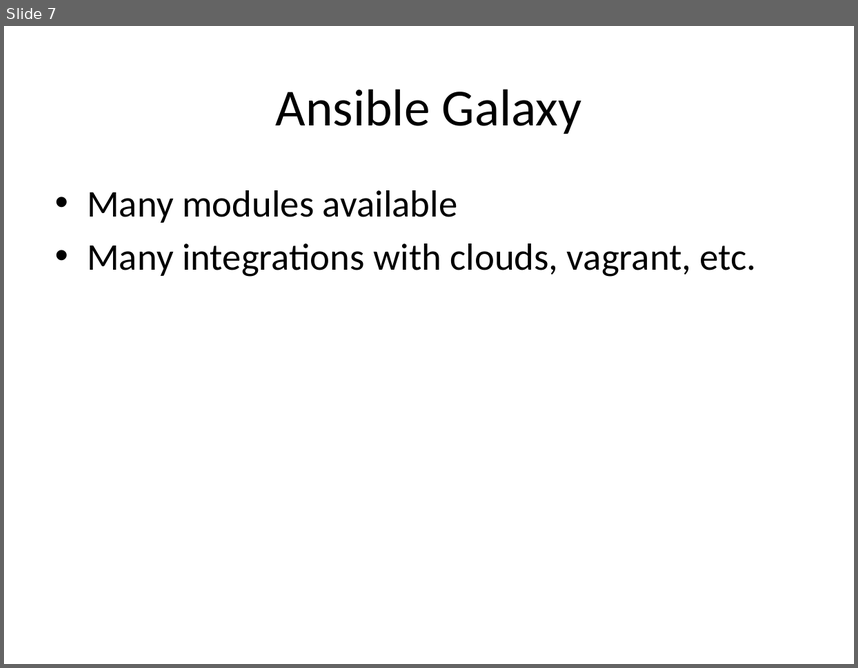
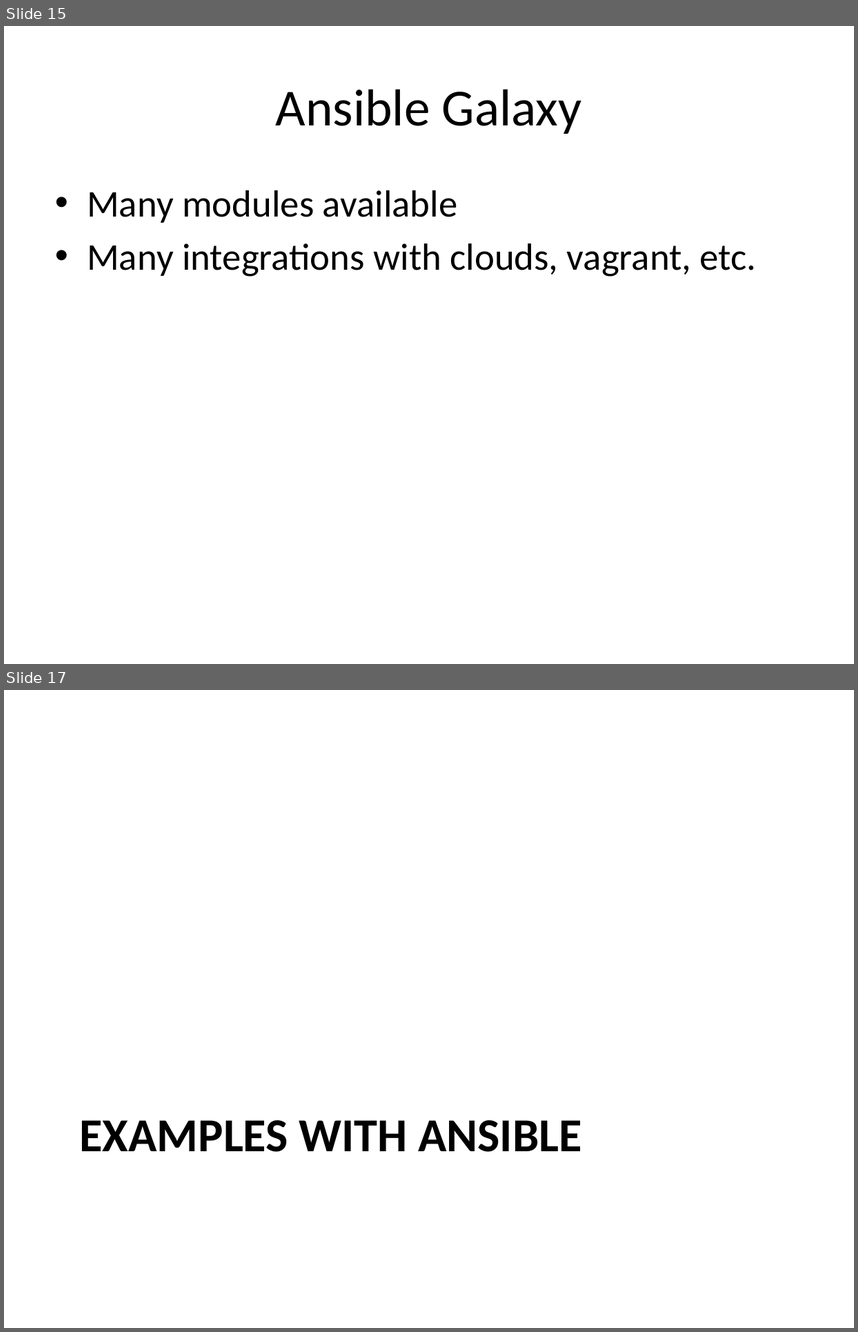
Before and after one commit to Hingo/ansible_meteor, a slide deck: presentation/slide_deck.pptx. Shown one above the other, each under a label of ours: slide 7 before the commit, slides 15 and 17 after it; the slides between them are not shown. The pictures are 858x668 and 858x1332 pixels, drawn with LibreOffice and Linux fonts; fonts in the diff are those of the drawing. Boxes give left, top, right and bottom in pixels: in the first picture for what was removed or moved away, otherwise in the second. Text is boxed around its words. In the diff, an @@ line names an element or a change of style, - is before the commit and + after.

```diff
--- a/presentation/slide_deck.pptx
+++ b/presentation/slide_deck.pptx
@@ slide 17 added at (x1=4, y1=690, x2=854, y2=1328), background #FFFFFF @@
@@ title added at (x1=80, y1=1120, x2=582, y2=1152), 40 pt, text #000000, bold @@
+EXAMPLES WITH ANSIBLE
@@ what was slide 7 is now slide 15 @@
```
Also in this commit, not shown: 4 slides changed, 8 other slides added.
